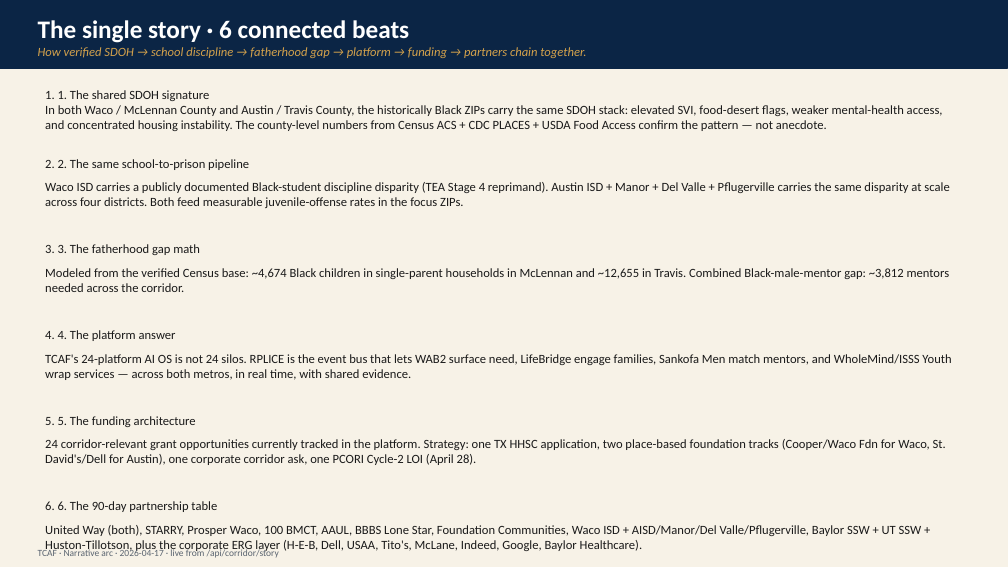
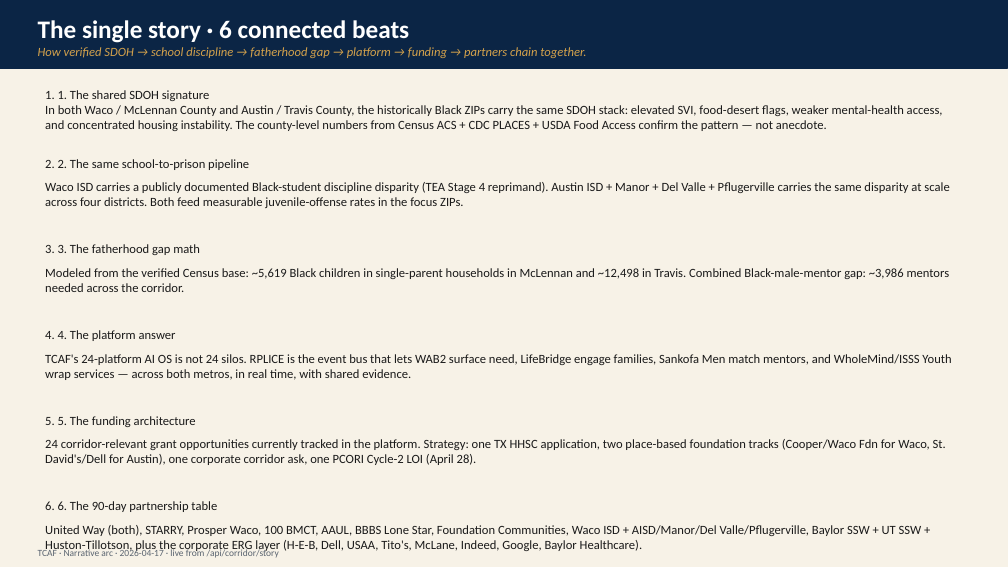
Before and after one commit to mrterryflood-ui/Thriveup, a slide deck: slide 2 of attached_assets/decks/Corridor-Intelligence-Brief-v1.pptx. Drawn at 1008x567 pixels with LibreOffice and Linux fonts; fonts in the diff are those of the drawing. Boxes give left, top, right and bottom in pixels: in the first picture for what was removed or moved away, otherwise in the second. Text is boxed around its words. In the diff, an @@ line names an element or a change of style, - is before the commit and + after.

```diff
--- a/attached_assets/decks/Corridor-Intelligence-Brief-v1.pptx
+++ b/attached_assets/decks/Corridor-Intelligence-Brief-v1.pptx
@@ text at [45, 244, 950, 292]: text changed @@
-3. 3. The fatherhood gap math
-Modeled from the verified Census base: ~4,674 Black children in single-parent households in McLennan and ~12,655 in Travis. Combined Black-male-mentor gap: ~3,812 mentors needed across the corridor.
+3. 3. The fatherhood gap math
+Modeled from the verified Census base: ~5,619 Black children in single-parent households in McLennan and ~12,498 in Travis. Combined Black-male-mentor gap: ~3,986 mentors needed across the corridor.
```
Also in this commit, not shown: 3 other slides changed, 8 other files.
